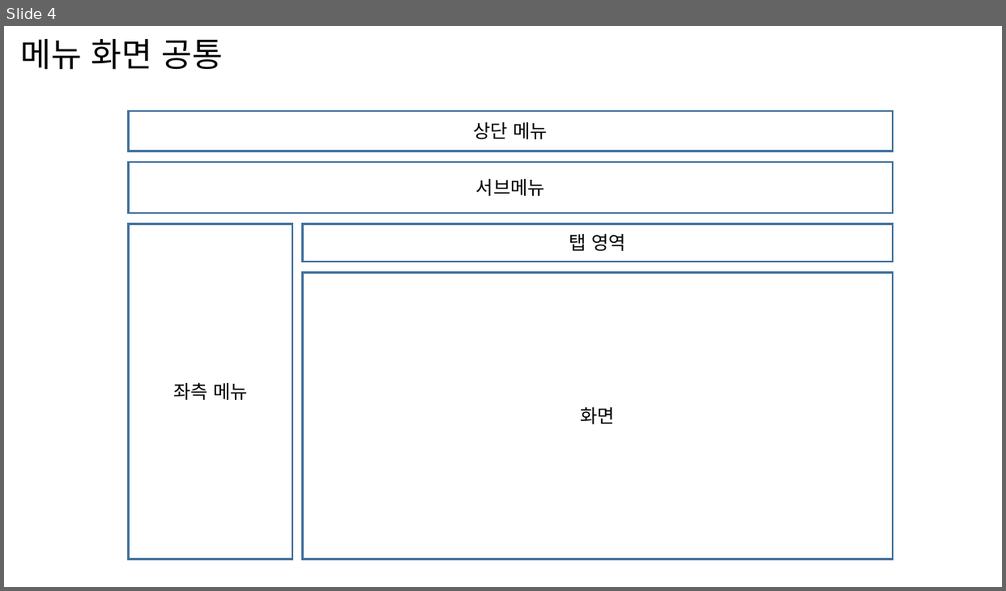
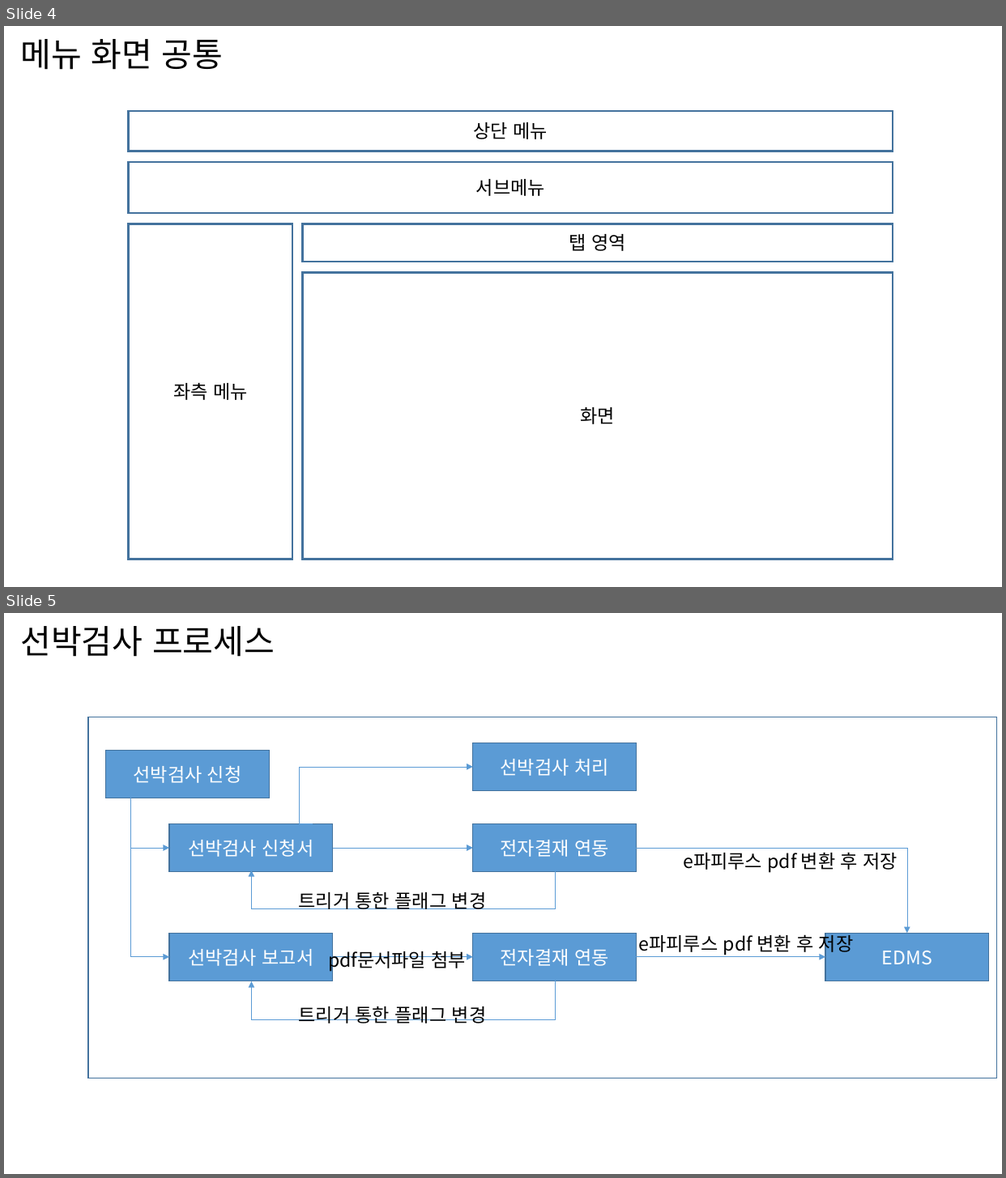
Before and after one commit to woowek/Documents, a slide deck: 지난 프로젝트/한국해양교통안전공단/종합 정리/ppt/서버 구성.pptx. Shown one above the other, each under a label of ours: slide 4 before the commit, slides 4 and 5 after it. The pictures are 1006x591 and 1006x1178 pixels, drawn with LibreOffice and Linux fonts; fonts in the diff are those of the drawing. Boxes give left, top, right and bottom in pixels: in the first picture for what was removed or moved away, otherwise in the second. Text is boxed around its words. In the diff, an @@ line names an element or a change of style, - is before the commit and + after.

```diff
--- a/지난 프로젝트/한국해양교통안전공단/종합 정리/ppt/서버 구성.pptx
+++ b/지난 프로젝트/한국해양교통안전공단/종합 정리/ppt/서버 구성.pptx
@@ slide 5 added at (4, 613, 1002, 1174), background #FFFFFF @@
@@ title added at (20, 626, 275, 657), 32 pt, text #000000 @@
+선박검사 프로세스
@@ rectangle added at (88, 717, 997, 1079), fill #FFFFFF, outline #43739E 1 pt @@
@@ rectangle added at (106, 750, 269, 798), fill #5B9BD5, outline #43739E 1 pt, 18 pt, text #FFFFFF @@
+선박검사 신청
@@ rectangle added at (473, 743, 636, 791), fill #5B9BD5, outline #43739E 1 pt, 18 pt, text #FFFFFF @@
+선박검사 처리
@@ elbow arrow added from (313, 824) to (473, 767), #5B9BD5 0.5 pt @@
@@ elbow arrow added from (130, 798) to (169, 848), #5B9BD5 0.5 pt @@
@@ rectangle added at (169, 824, 333, 872), fill #5B9BD5, outline #43739E 1 pt, 18 pt, text #FFFFFF @@
+선박검사 신청서
@@ rectangle added at (473, 824, 636, 872), fill #5B9BD5, outline #43739E 1 pt, 18 pt, text #FFFFFF @@
+전자결재 연동
@@ elbow arrow added from (130, 833) to (169, 957), #5B9BD5 0.5 pt @@
@@ arrow added from (333, 848) to (473, 848), #5B9BD5 0.5 pt @@
@@ elbow arrow added from (636, 848) to (908, 934), #5B9BD5 0.5 pt @@
@@ text added at (683, 852, 898, 873), 18 pt, text #000000 @@
+e파피루스 pdf 변환 후 저장
@@ elbow arrow added from (555, 870) to (252, 871), #5B9BD5 0.5 pt @@
@@ text added at (299, 892, 487, 909), 18 pt, text #000000 @@
+트리거 통한 플래그 변경
@@ rectangle added at (169, 934, 333, 982), fill #5B9BD5, outline #43739E 1 pt, 18 pt, text #FFFFFF @@
+선박검사 보고서
@@ text added at (328, 948, 467, 972), 18 pt, text #000000 @@
+pdf문서파일 첨부
@@ rectangle added at (473, 934, 636, 982), fill #5B9BD5, outline #43739E 1 pt, 18 pt, text #FFFFFF @@
+전자결재 연동
@@ text added at (639, 931, 854, 955), 18 pt, text #000000 @@
+e파피루스 pdf 변환 후 저장
@@ rectangle added at (826, 934, 989, 982), fill #5B9BD5, outline #43739E 1 pt, 18 pt, text #FFFFFF @@
+EDMS
@@ arrow added from (333, 957) to (473, 957), #5B9BD5 0.5 pt @@
@@ arrow added from (636, 957) to (826, 957), #5B9BD5 0.5 pt @@
@@ elbow arrow added from (555, 981) to (252, 982), #5B9BD5 0.5 pt @@
@@ text added at (299, 1007, 487, 1024), 18 pt, text #000000 @@
+트리거 통한 플래그 변경
```
Also in this commit, not shown: 3 other files.
